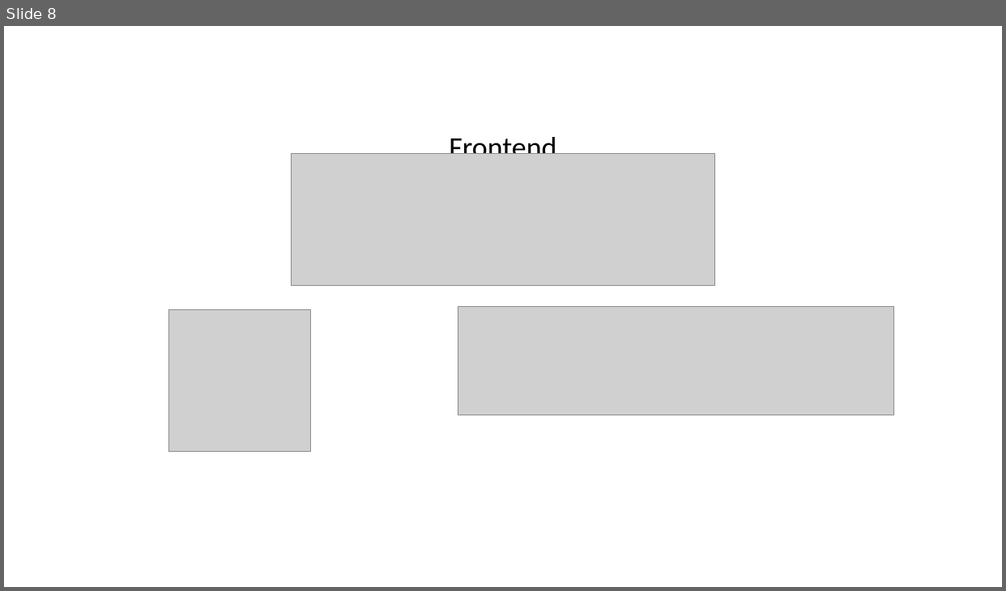
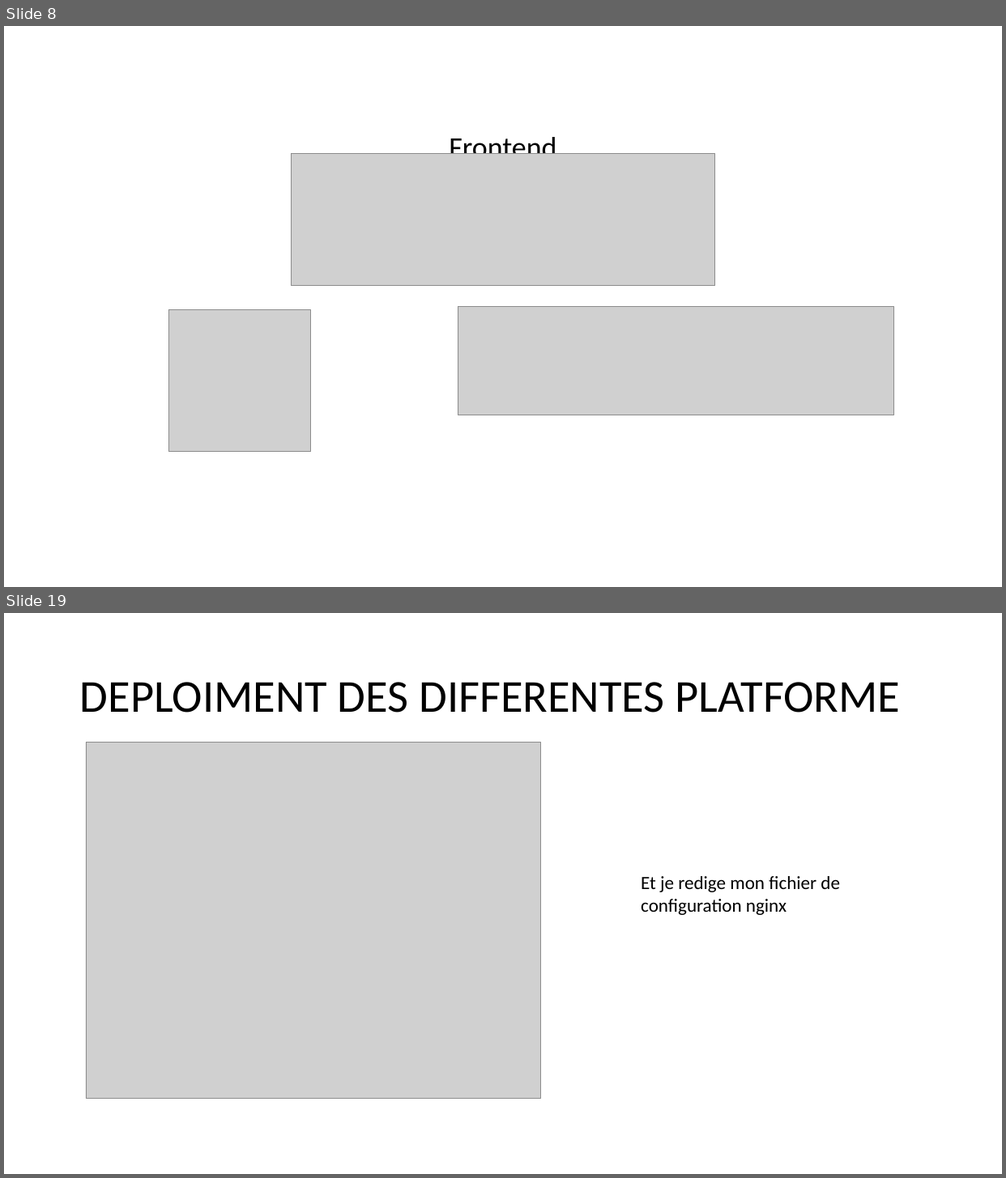
Before and after one commit to Soosuukee/shopcartfinal, a slide deck: SHOPCART.pptx. Shown one above the other, each under a label of ours: slide 8 before the commit, slides 8 and 19 after it; the slides between them are not shown. The pictures are 1006x591 and 1006x1178 pixels, drawn with LibreOffice and Linux fonts; fonts in the diff are those of the drawing; grey boxes stand for pictures. Boxes give left, top, right and bottom in pixels: in the first picture for what was removed or moved away, otherwise in the second. Text is boxed around its words. In the diff, an @@ line names an element or a change of style, - is before the commit and + after.

```diff
--- a/SHOPCART.pptx
+++ b/SHOPCART.pptx
@@ slide 19 added at (x1=4, y1=613, x2=1002, y2=1174), background #FFFFFF @@
@@ title added at (x1=80, y1=682, x2=901, y2=713), 44 pt, text #000000 @@
+DEPLOIMENT DES DIFFERENTES PLATFORME
@@ picture added at (x1=86, y1=743, x2=541, y2=1099) @@
@@ text added at (x1=641, y1=876, x2=840, y2=915), 18 pt, text #000000 @@
+Et je redige mon fichier de configuration nginx
```
Also in this commit, not shown: 1 slide changed, 11 other slides added, 45 other files.
